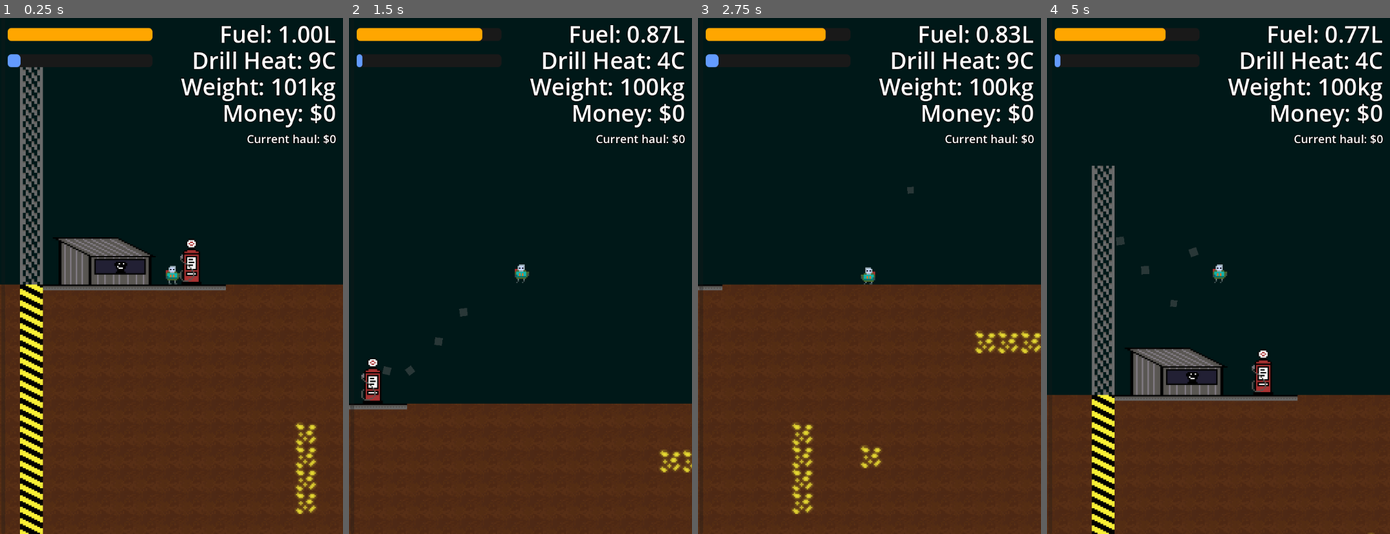
Above: before the commit, frames 1-4 (left to right).
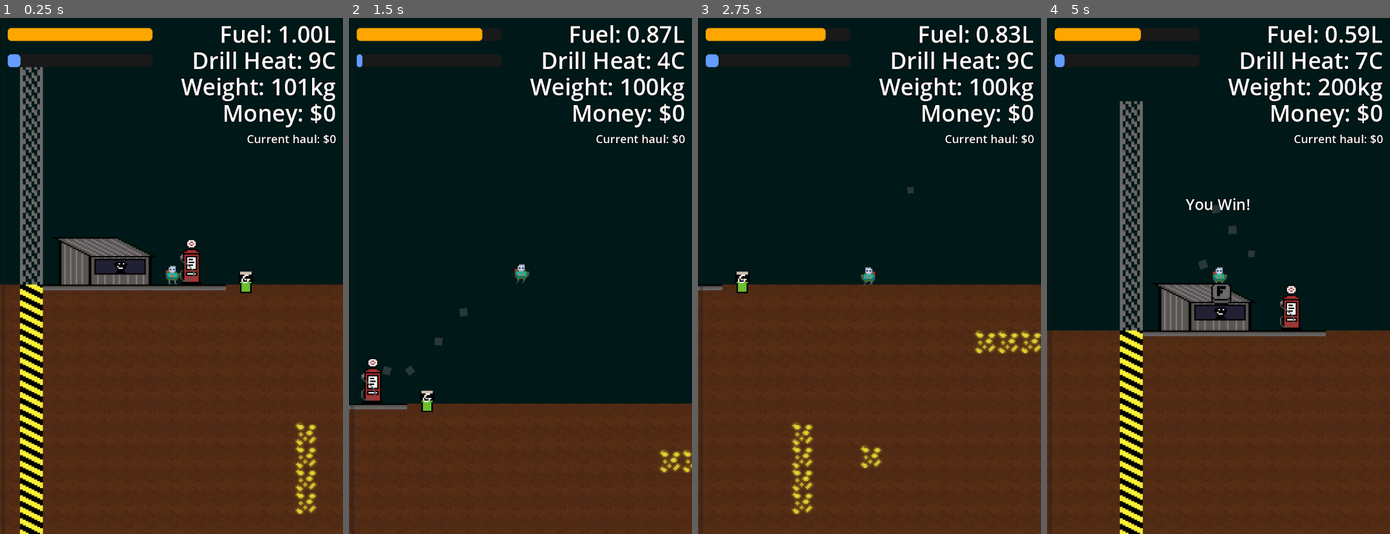
Above: after the commit, the same moments.

Repository: brikr/ludum-dare-57
Game: Godot game, scene res://scenes/main/main.tscn
Same seed, same stepped clock (60 frames per second), same inputs: the game is played once before the commit and once after it. This scene is started directly instead of the project's main scene.
Inputs (mouse positions are in pixels of both pictures, inside the frame that each line leads up to):
- Up to frame 1 (0.25 s): no input
- Up to frame 2 (1.5 s): tap Enter at 0.5 s; move the mouse to (503, 379) at 0.52 s; hold Space (jump) 0.53-1.28 s; hold D (move_right) from 0.53 s (still down); move the mouse to (623, 353) at 1.27 s; tap F (interact) at 1.35 s
- Up to frame 3 (2.75 s): tap Space (jump) at 1.52, 1.55, 1.82, 2.3 s; move the mouse to (766, 198) at 2.02 s; release D (move_right) at 2.03 s; press the mouse at (766, 198) at 2.03 s; hold A (move_left) from 2.03 s (still down)
- Up to frame 4 (5 s): move the mouse to (1235, 276) at 2.77 s; release the mouse at (1235, 276) at 2.78 s; tap Space (jump) at 2.85, 3.02, 3.32, 4.52, 4.55, 4.82 s; move the mouse to (1167, 147) at 3.52 s; hold Space (jump) 3.53-4.28 s; tap F (interact) at 3.6 s; move the mouse to (1293, 250) at 4.27 s; release A (move_left) at 4.28 s; hold D (move_right) from 4.28 s (still down); click (1293, 250) at 4.35 s

The runs differ from the first frame. In frame 1, 0.1% of the frame differs, in the area x 69-74%, y 49-54%; in frame 2, 0.1%; in frame 3, 0.1%; in frame 4, 23%, in the area x 0-100%, y 1-100%.

Commit message:
gonster weight

Diff:
--- a/scenes/main/main.gd
+++ b/scenes/main/main.gd
@@ -12,6 +12,7 @@
 func place_gonster():
   var gonster_instance = gonster_scene.instantiate()
   gonster_instance.position = GameState.gonster_init_position
+  gonster_instance.position = Vector2i(150,150)
   add_child(gonster_instance)
 
 func _on_player_gonster_dropped() -> void:
--- a/scenes/player/player.gd
+++ b/scenes/player/player.gd
@@ -14,6 +14,7 @@
 ## Weight
 # how fat u r (in kg)
 var player_weight = 100.0
+var gonster_weight = 100.0
 ## Speed and acceleration
 # max horizontal ground speed
 var max_top_speed = 200.0
@@ -301,7 +302,8 @@
   return get_ambient_heat() + current_dig_heat
 
 func get_total_weight() -> float:
-  return player_weight + haul_weight + (current_fuel / 1000)
+  var standard_weight = player_weight + haul_weight + (current_fuel / 1000)
+  return gonster_weight + standard_weight if has_gonster else standard_weight
 
 func add_to_haul(tile: Tile):
   haul_weight += current_digging_tile.weight()
